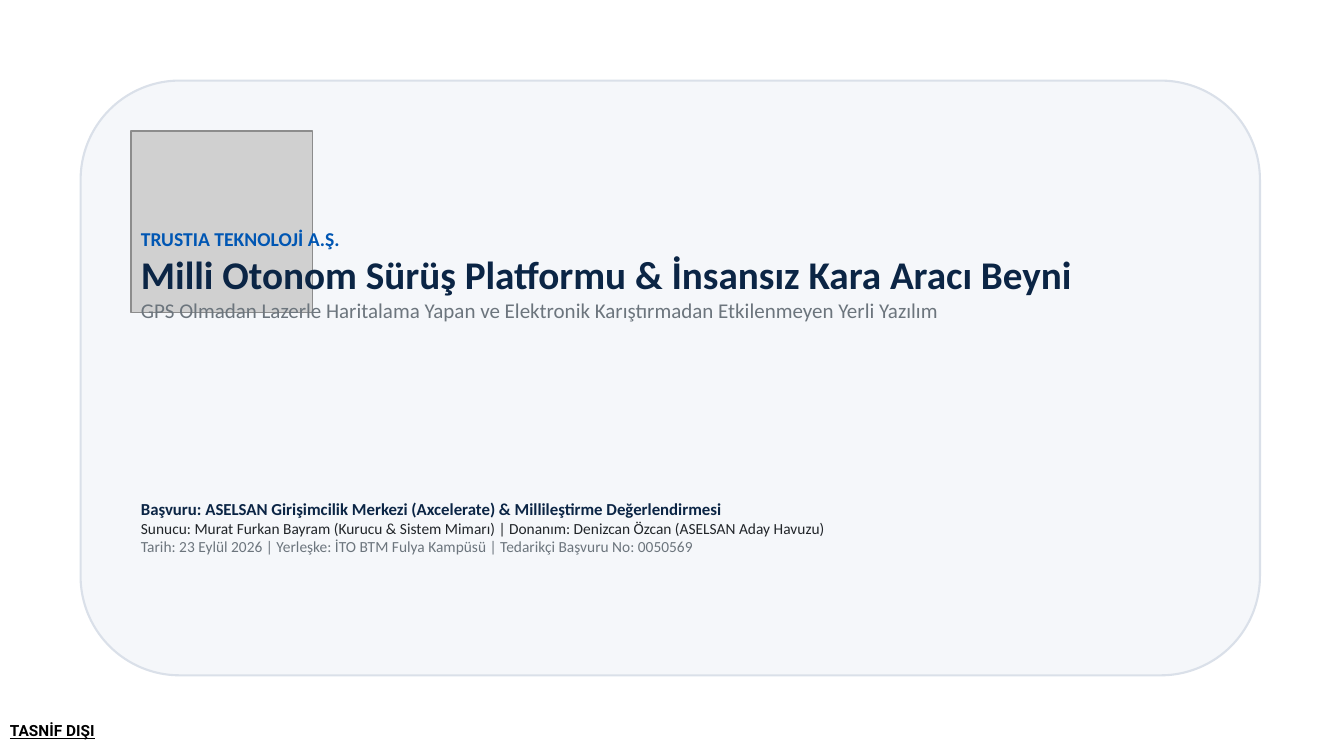
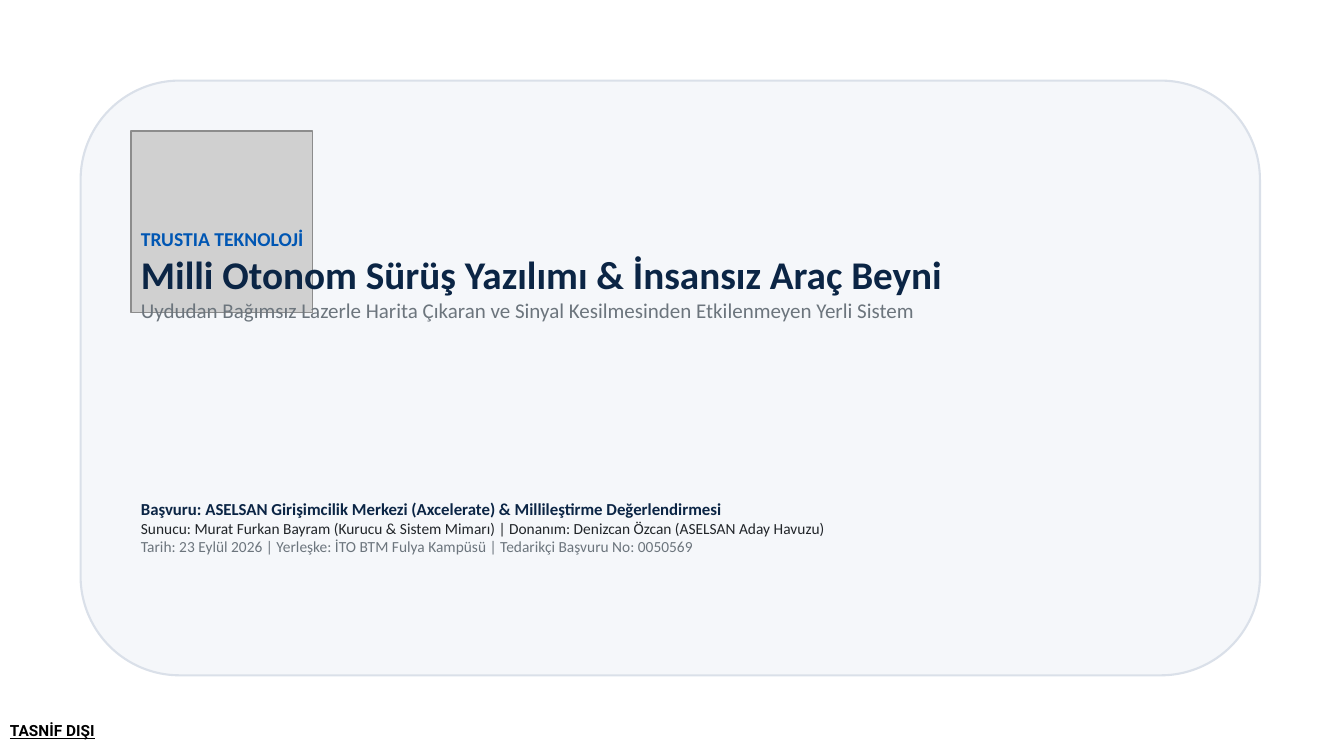
Before and after one commit to Trustia/Trustia, a slide deck: slide 1 of Kurumsal/Sunumlar/Trustia_ASELSAN_Girisim_Sunumu.pptx. Drawn at 1344x756 pixels with LibreOffice and Linux fonts; fonts in the diff are those of the drawing; grey boxes stand for pictures. Boxes give left, top, right and bottom in pixels: in the first picture for what was removed or moved away, otherwise in the second. Text is boxed around its words. In the diff, an @@ line names an element or a change of style, - is before the commit and + after.

```diff
--- a/Kurumsal/Sunumlar/Trustia_ASELSAN_Girisim_Sunumu.pptx
+++ b/Kurumsal/Sunumlar/Trustia_ASELSAN_Girisim_Sunumu.pptx
@@ text at box(141, 230, 941, 324): text changed @@
-TRUSTIA TEKNOLOJİ A.Ş.
-Milli Otonom Sürüş Platformu & İnsansız Kara Aracı Beyni
-GPS Olmadan Lazerle Haritalama Yapan ve Elektronik Karıştırmadan Etkilenmeyen Yerli Yazılım
+TRUSTIA TEKNOLOJİ
+Milli Otonom Sürüş Yazılımı & İnsansız Araç Beyni
+Uydudan Bağımsız Lazerle Harita Çıkaran ve Sinyal Kesilmesinden Etkilenmeyen Yerli Sistem
```
Also in this commit, not shown: 12 other slides changed, 3 other files.
